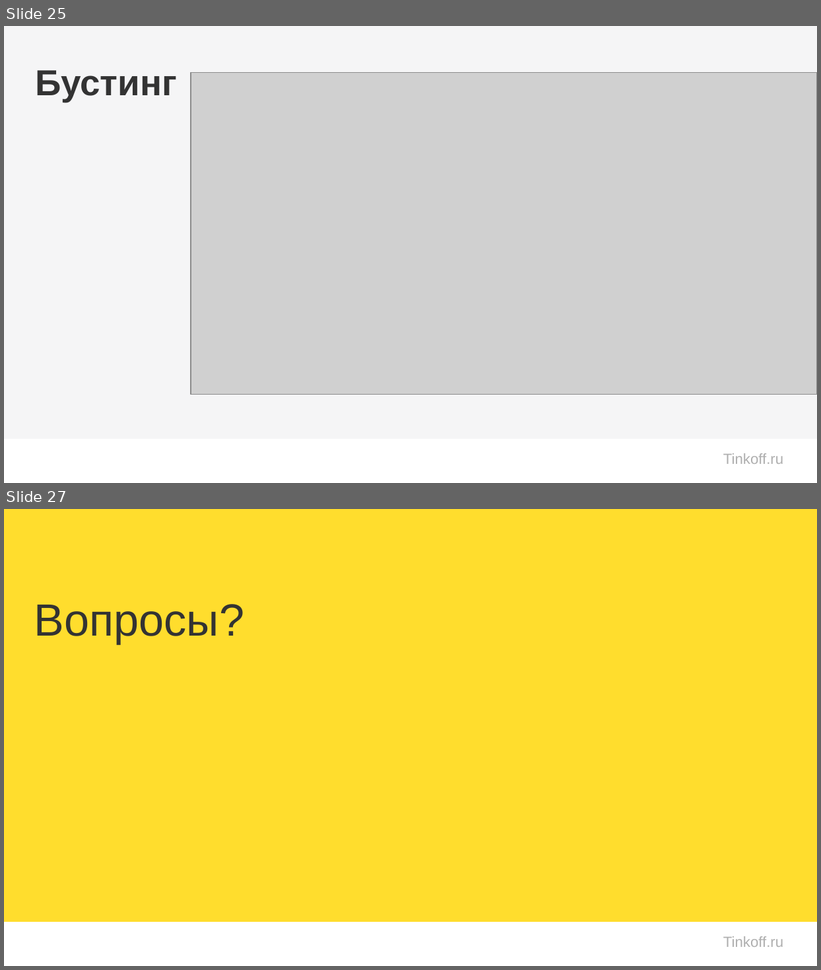
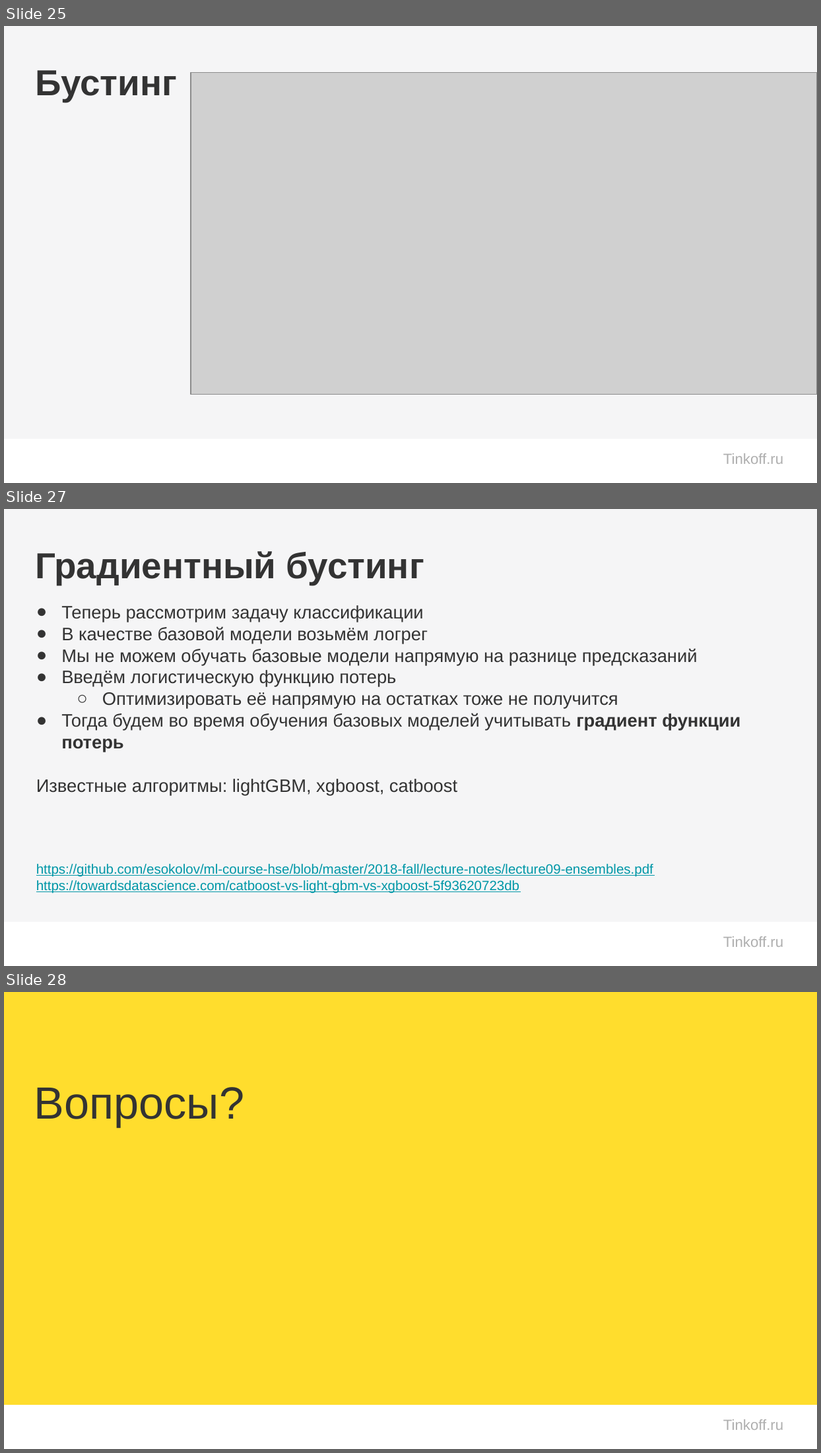
Before and after one commit to kryzhikov/Sample-ML-Repo, a slide deck: 10. Desicion trees + ensembles/media/trees_ensembles_boosting.pptx. Shown one above the other, each under a label of ours: slides 25 and 27 before the commit, slides 25, 27 and 28 after it; the slides between them are not shown. The pictures are 821x970 and 821x1453 pixels, drawn with LibreOffice and Linux fonts; fonts in the diff are those of the drawing; grey boxes stand for pictures; background and template pictures are left out. Boxes give left, top, right and bottom in pixels: in the first picture for what was removed or moved away, otherwise in the second. Text is boxed around its words. In the diff, an @@ line names an element or a change of style, - is before the commit and + after.

Commit message:
Added trees & ensembles inclass, hw notebooks; updated presentation

```diff
--- a/10. Desicion trees + ensembles/media/trees_ensembles_boosting.pptx
+++ b/10. Desicion trees + ensembles/media/trees_ensembles_boosting.pptx
@@ slide 27 added at [4, 509, 817, 966], background #FFFFFF; not listed: 2 template elements that a slide beside it also shows @@
@@ title added at [35, 551, 424, 585], 32 pt, text #333333, bold @@
+Градиентный бустинг
@@ text added at [36, 605, 741, 894], 16 pt, text #333333 @@
+● Теперь рассмотрим задачу классификации
+● В качестве базовой модели возьмём логрег
+● Мы не можем обучать базовые модели напрямую на разнице предсказаний
+● Введём логистическую функцию потерь
+  ○ Оптимизировать её напрямую на остатках тоже не получится
+● Тогда будем во время обучения базовых моделей учитывать градиент функции потерь
+Известные алгоритмы: lightGBM, xgboost, catboost
+https://github.com/esokolov/ml-course-hse/blob/master/2018-fall/lecture-notes/lecture09-ensembles.pdf
+https://towardsdatascience.com/catboost-vs-light-gbm-vs-xgboost-5f93620723db
@@ what was slide 27 is now slide 28 @@
```
Also in this commit, not shown: 1 slide changed, 1 other slide added, 1 slide removed, 3 other files.
